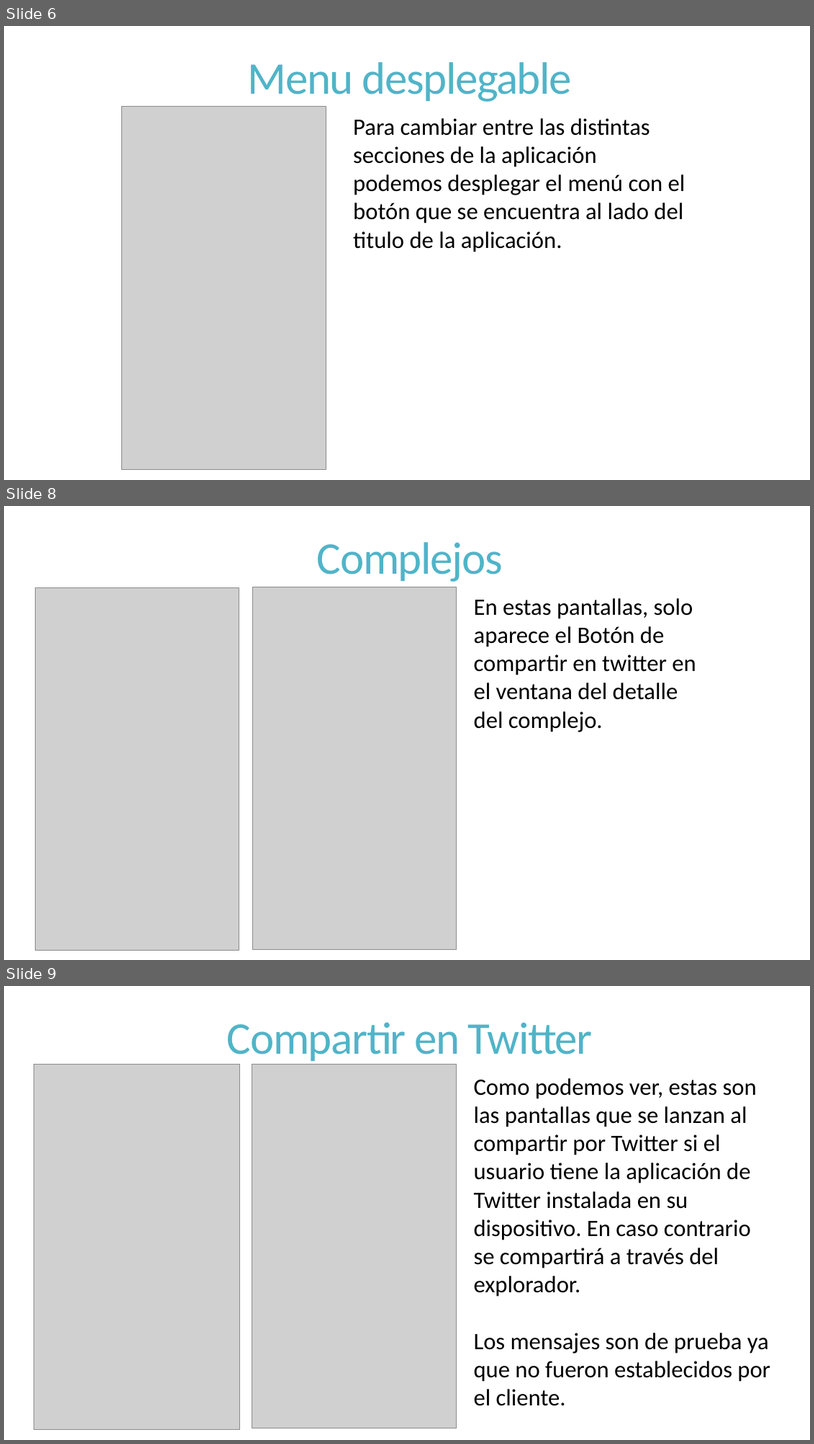
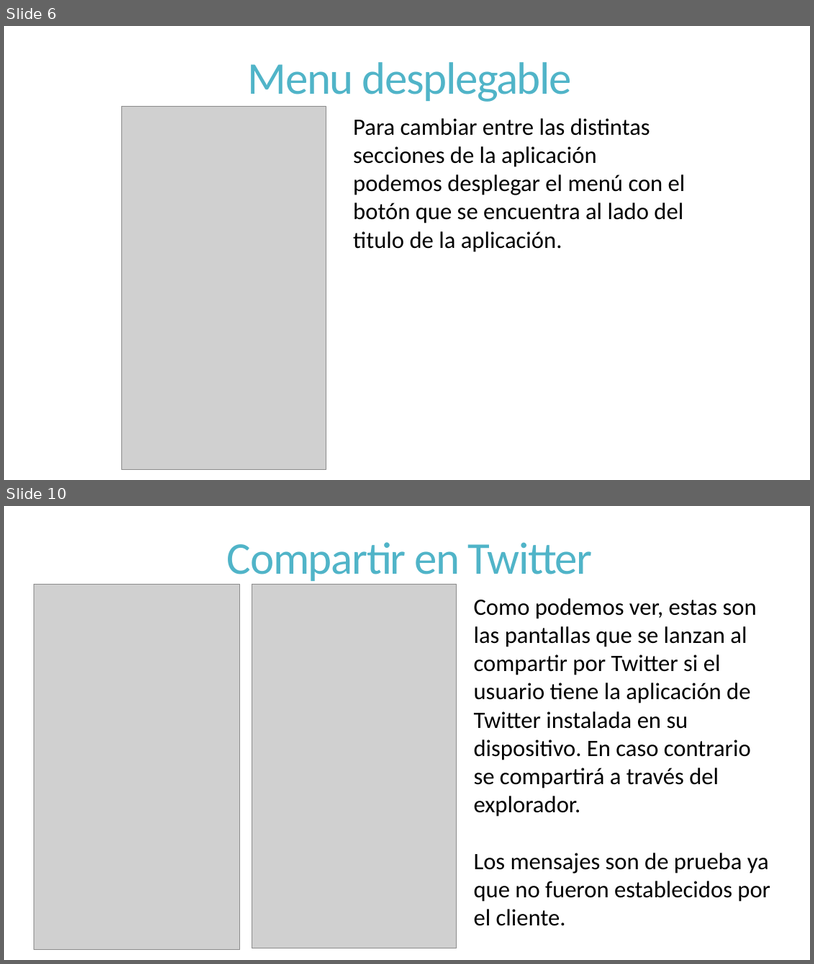
Before and after one commit to dschenkelman/a-malazan-wolvering, a slide deck: docs/Reuniones/Sprint 3/Reunion Formal 20131021/Reunion Formal.pptx. Shown one above the other, each under a label of ours: slides 6, 8 and 9 before the commit, slides 6 and 10 after it; the slides between them are not shown. The pictures are 814x1444 and 814x964 pixels, drawn with LibreOffice and Linux fonts; fonts in the diff are those of the drawing; grey boxes stand for pictures. Boxes give left, top, right and bottom in pixels: in the first picture for what was removed or moved away, otherwise in the second. Text is boxed around its words. In the diff, an @@ line names an element or a change of style, - is before the commit and + after.

```diff
--- a/docs/Reuniones/Sprint 3/Reunion Formal 20131021/Reunion Formal.pptx
+++ b/docs/Reuniones/Sprint 3/Reunion Formal 20131021/Reunion Formal.pptx
@@ slide 8 removed at box(4, 506, 810, 960), background #FFFFFF @@
@@ title removed at box(317, 542, 503, 582) @@
-Complejos
@@ picture removed at box(35, 587, 239, 950) @@
@@ picture removed at box(253, 587, 457, 949) @@
@@ text removed at box(474, 598, 696, 732) @@
-En estas pantallas, solo aparece el Botón de compartir en twitter en el ventana del detalle del complejo.
@@ what was slide 9 is now slide 10 @@
```
Also in this commit, not shown: 1 slide changed, 5 slides added, 2 other slides removed, 3 other files.
